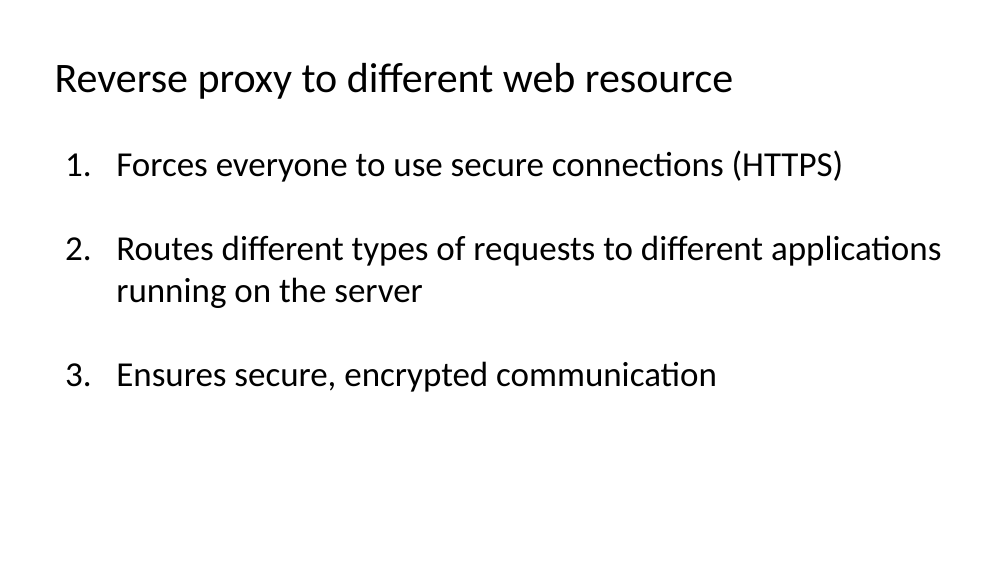
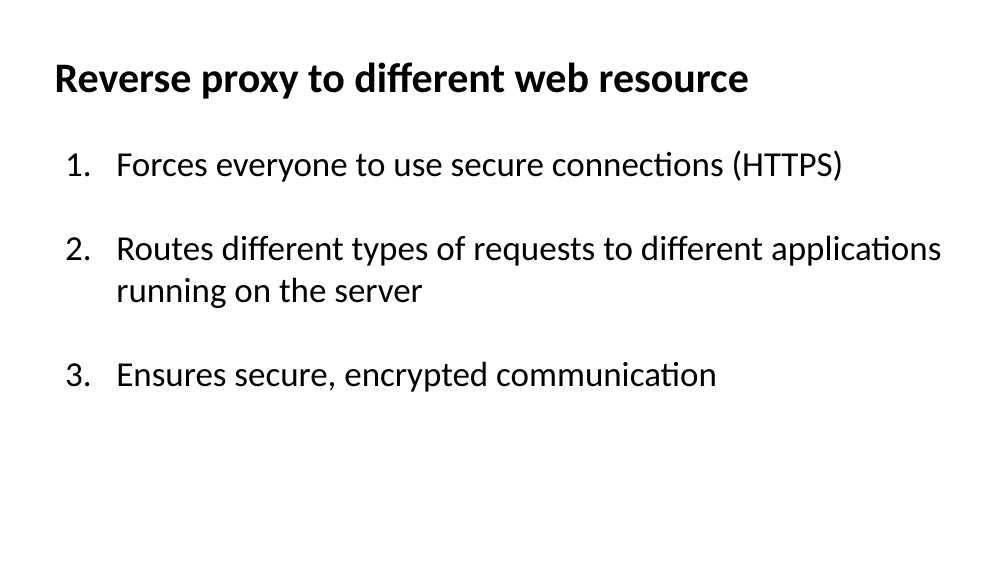
Before and after one commit to enoch-sit/proj01_chatbot_edu, a slide deck: slide 12 of week08/AI Agent Design III LangSmith-and-Evaluation-Frameworks.pptx (slide 11 before the commit). Drawn at 1008x567 pixels with LibreOffice and Linux fonts; fonts in the diff are those of the drawing. Boxes give left, top, right and bottom in pixels: in the first picture for what was removed or moved away, otherwise in the second. Text is boxed around its words. In the diff, an @@ line names an element or a change of style, - is before the commit and + after.

```diff
--- a/week08/AI Agent Design III LangSmith-and-Evaluation-Frameworks.pptx
+++ b/week08/AI Agent Design III LangSmith-and-Evaluation-Frameworks.pptx
@@ text "Reverse proxy to different web ..." at bbox=[55, 62, 749, 99]: bold on @@
```
Also in this commit, not shown: 9 other slides changed, 1 slide added, 14 slides removed, 28 other files.
